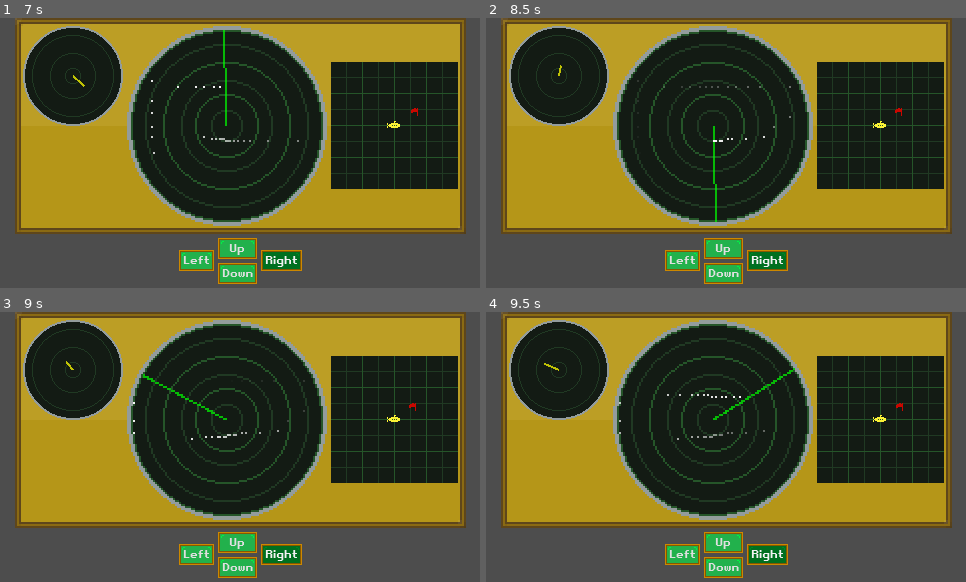
Above: before the commit, frames 1-4 (two rows, left to right).
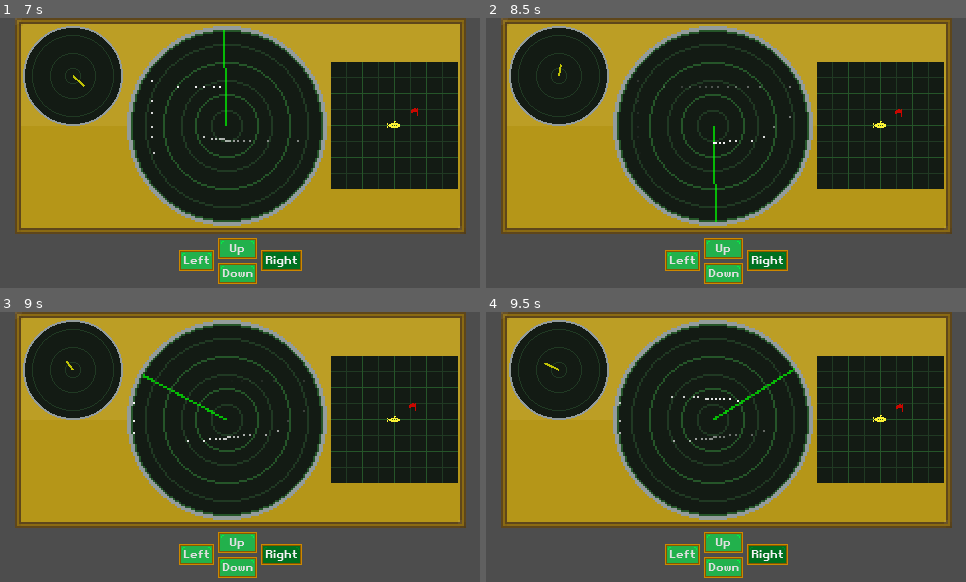
Above: after the commit, the same moments.

Repository: sparkworm/SonarScramble
Game: Godot game, scene res://scenes/main.tscn
Same seed, same stepped clock (60 frames per second), same inputs: the game is played once before the commit and once after it. The engine's default icon, where the game draws it, is replaced by a stand-in: a white triangle on a blue panel in a dark square.
Inputs:
- Up to frame 1 (7 s): click "Play" at 0.5 s; click "Play" at 1.25 s; hold D (move_right) 2.03-2.75 s; tap Space (scan) at 2.1, 5.85, 6.6 s; click "Left" at 2.75 s; click "Up" at 3.5 s; click "Down" at 4.25 s; click "Right" at 5 s; tap Enter at 5.75 s; hold S (move_down) 5.78-6.53 s; hold D (move_right) from 6.53 s (still down)
- Up to frame 2 (8.5 s): release D (move_right) at 7.28 s; hold W (move_up) 7.28-8.03 s; tap Space (scan) at 7.35, 8.1 s; hold A (move_left) from 8.03 s (still down)
- Up to frame 3 (9 s): keep holding A (move_left); tap Space (scan) at 8.85 s
- Up to frame 4 (9.5 s): keep holding A (move_left)

Frame 1 is identical in both runs. In frame 2, less than 0.1% of the frame differs, in the area x 15-87%, y 17-47%; in frame 3, 0.1%; in frame 4, 0.2%, in the area x 12-87%, y 18-49%.

Commit message:
Added crashing causing a noise to be played and the sub to be bounced when there is a collision

Diff:
--- a/scenes/entities/player_submarine.gd
+++ b/scenes/entities/player_submarine.gd
@@ -4,6 +4,7 @@
 @export var controllers: Array[MovementController]
 
 @onready var velocity_component = $VelocityComponent
+@onready var crash_sound: AudioStreamPlayer = $CrashSound
 
 func _process(_delta) -> void:
 	if Input.is_action_just_pressed("scan"):
@@ -14,7 +15,8 @@
 	velocity_component.apply_drag(delta)
 	velocity_component.apply_thrust(_get_movement_direction(), delta)
 	velocity = velocity_component.velocity
-	move_and_slide()
+	if move_and_slide():
+		crash(delta)
 
 ## Private function to determine the direction that the sub should be moving
 ## based on the inputs of all possible controllers
@@ -23,3 +25,11 @@
 	for controller in controllers:
 		direction += controller.get_direction()
 	return direction.normalized()
+
+func crash(delta: float) -> void:
+	if not crash_sound.playing:
+		crash_sound.play()
+	var collision: KinematicCollision2D = get_slide_collision(get_slide_collision_count()-1)
+	velocity_component.velocity = velocity
+	velocity_component.apply_thrust(collision.get_normal(), 0.1, 1)
+	velocity = velocity_component.velocity
--- a/scenes/entities/player_submarine.tscn
+++ b/scenes/entities/player_submarine.tscn
@@ -1,9 +1,10 @@
-[gd_scene load_steps=6 format=3 uid="uid://gpiem0035mou"]
+[gd_scene load_steps=7 format=3 uid="uid://gpiem0035mou"]
 
 [ext_resource type="Script" path="res://scenes/entities/player_submarine.gd" id="1_hk7em"]
 [ext_resource type="Texture2D" uid="uid://da4mxbp5u4hla" path="res://visuals/sprites/submarine_icon.png" id="1_ji4e7"]
 [ext_resource type="Script" path="res://scenes/components/velocity_component.gd" id="2_ia2vt"]
 [ext_resource type="PackedScene" uid="uid://bjuall2ufymh3" path="res://scenes/ui/key_press_controller.tscn" id="4_ed8ep"]
+[ext_resource type="AudioStream" uid="uid://k7yynhih51a4" path="res://audio/sfx/sub_crash.wav" id="5_kife4"]
 
 [sub_resource type="CircleShape2D" id="CircleShape2D_4l6ka"]
 radius = 6.0
@@ -24,3 +25,6 @@
 script = ExtResource("2_ia2vt")
 
 [node name="KeyPressController" parent="." instance=ExtResource("4_ed8ep")]
+
+[node name="CrashSound" type="AudioStreamPlayer" parent="."]
+stream = ExtResource("5_kife4")
